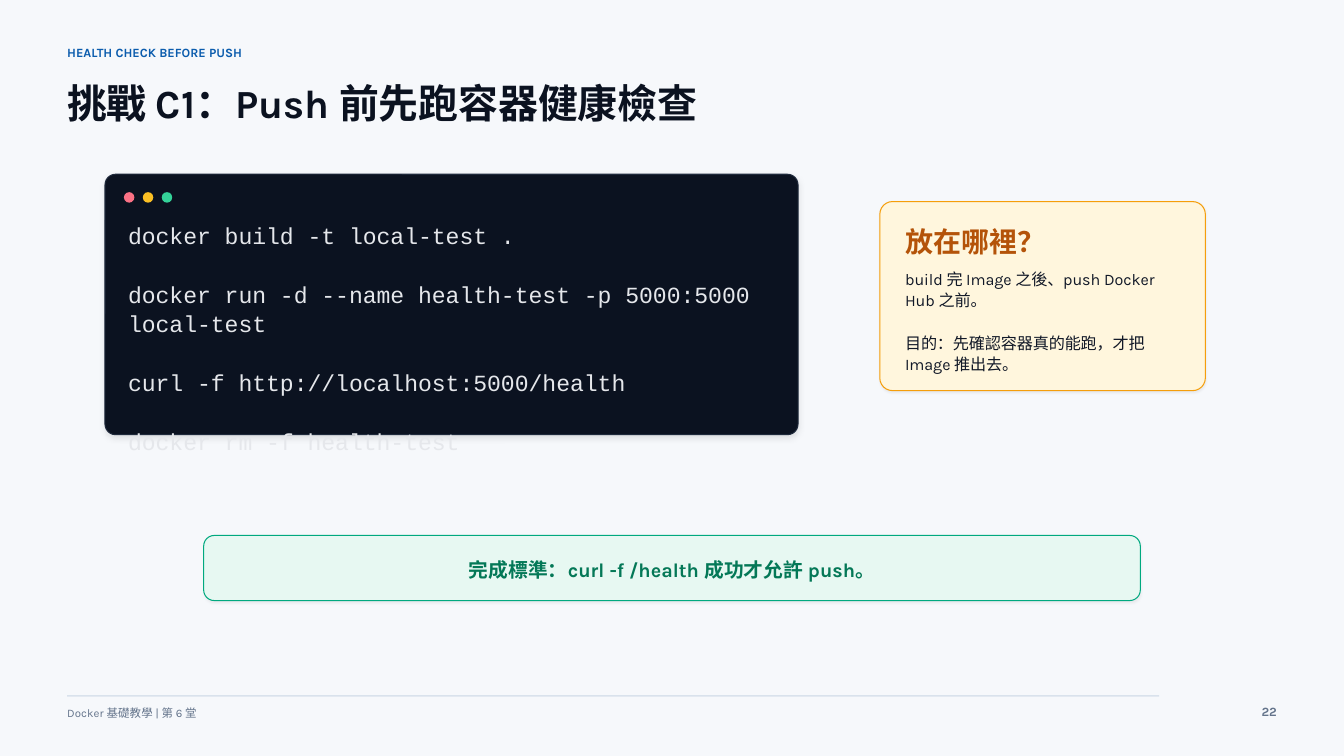
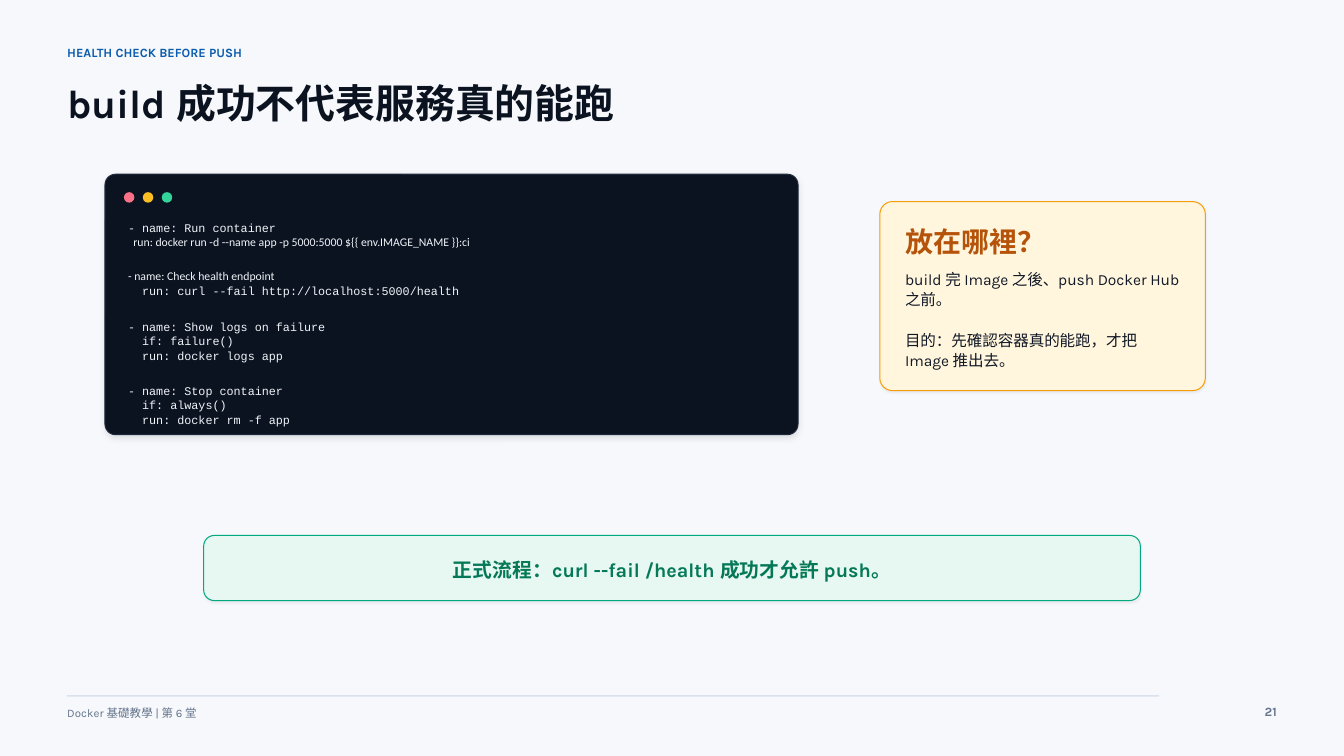
Before and after one commit to lalalalaluk/docker-practice, a slide deck: slide 21 of slides/docker-session6-github-actions-advanced.pptx (slide 22 before the commit). Drawn at 1344x756 pixels with LibreOffice and Linux fonts; fonts in the diff are those of the drawing. Boxes give left, top, right and bottom in pixels: in the first picture for what was removed or moved away, otherwise in the second. Text is boxed around its words. In the diff, an @@ line names an element or a change of style, - is before the commit and + after.

Commit message:
Update Docker course slide code appendices

```diff
--- a/slides/docker-session6-github-actions-advanced.pptx
+++ b/slides/docker-session6-github-actions-advanced.pptx
@@ text at (x1=67, y1=84, x2=614, y2=122): text changed @@
-挑戰 C1：Push 前先跑容器健康檢查
+build 成功不代表服務真的能跑
@@ text at (x1=133, y1=224, x2=470, y2=427): text changed; size 16.5 to 8.4 pt; text colour #E5E7EB to #F1F5F9 @@
-docker build -t local-test .
-docker run -d --name health-test -p 5000:5000 local-test
-curl -f http://localhost:5000/health
-docker rm -f health-test
+- name: Run container
+run: docker run -d --name app -p 5000:5000 ${{ env.IMAGE_NAME }}:ci
+- name: Check health endpoint
+run: curl --fail http://localhost:5000/health
+- name: Show logs on failure
+if: failure()
+run: docker logs app
+- name: Stop container
+if: always()
+run: docker rm -f app
@@ text "build 完 Image 之後、push Docker ..." at (x1=905, y1=272, x2=1179, y2=370): size 11.5 to 11 pt @@
@@ text at (x1=453, y1=560, x2=891, y2=582): text changed @@
-完成標準：curl -f /health 成功才允許 push。
+正式流程：curl --fail /health 成功才允許 push。
@@ text at (x1=1265, y1=707, x2=1277, y2=716): text changed @@
-22
+21
```
Also in this commit, not shown: 25 other slides changed, 41 slides added, 6 slides removed, 4 other files.
